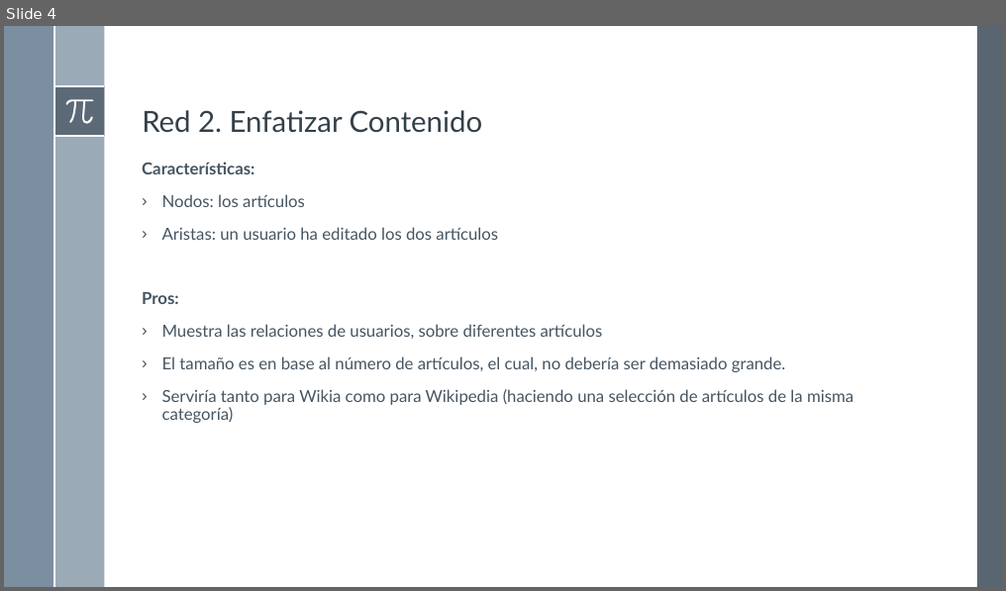
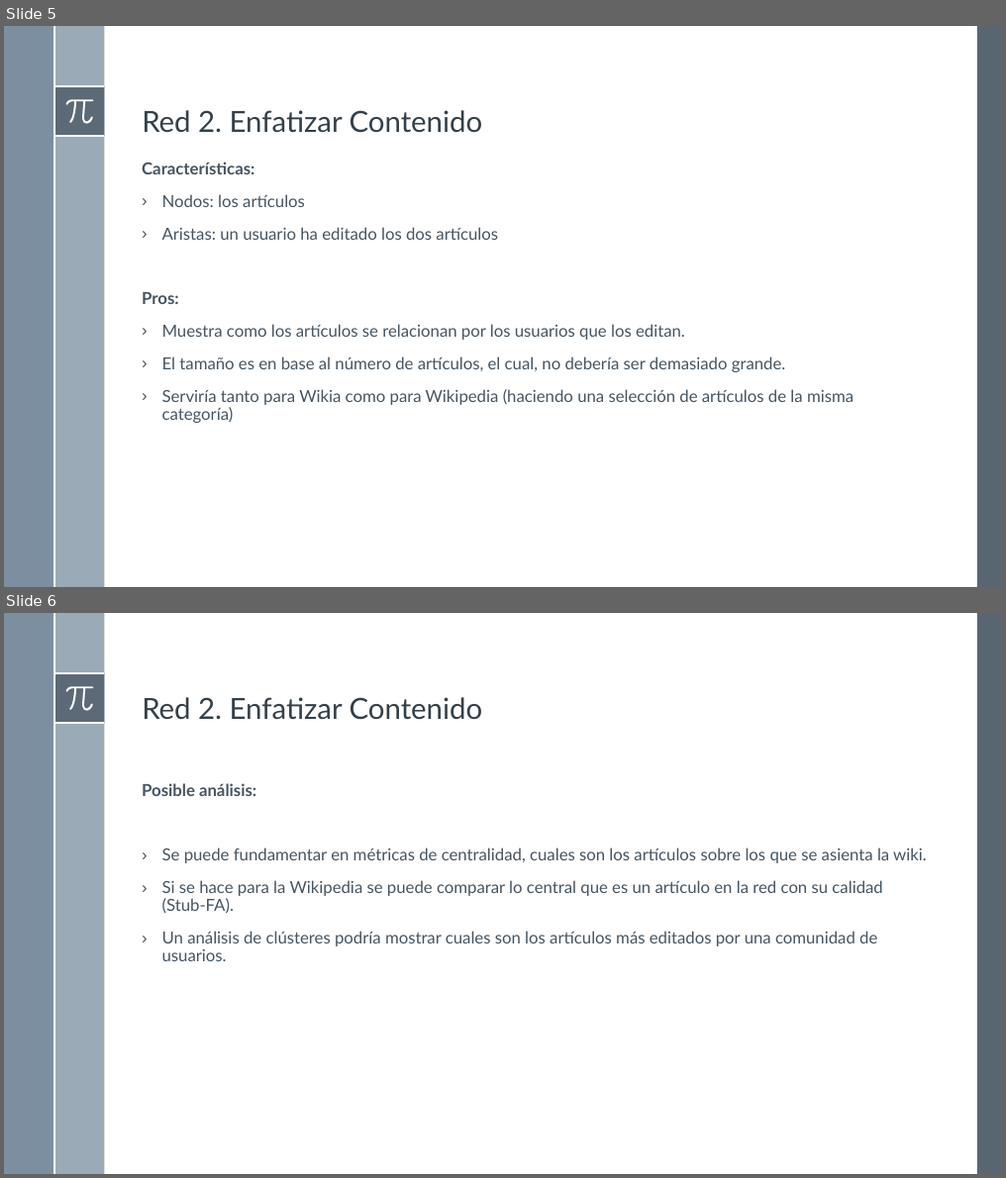
Before and after one commit to FRYoussef/TFG_Wiki, a slide deck: documentacion/analisis_de_redes.pptx. Shown one above the other, each under a label of ours: slide 4 before the commit, slides 5 and 6 after it. The pictures are 1006x591 and 1006x1178 pixels, drawn with LibreOffice and Linux fonts; fonts in the diff are those of the drawing. Boxes give left, top, right and bottom in pixels: in the first picture for what was removed or moved away, otherwise in the second. Text is boxed around its words. In the diff, an @@ line names an element or a change of style, - is before the commit and + after.

```diff
--- a/documentacion/analisis_de_redes.pptx
+++ b/documentacion/analisis_de_redes.pptx
@@ slide 6 added at [4, 613, 1002, 1174], background #FFFFFF; not listed: 8 template elements that a slide beside it also shows @@
@@ title added at [142, 697, 483, 720], 28 pt, text #35404A @@
+Red 2. Enfatizar Contenido
@@ text added at [142, 783, 927, 961], 16 pt, text #465562 @@
+Posible análisis:
+› Se puede fundamentar en métricas de centralidad, cuales son los artículos sobre los que se asienta la wiki.
+› Si se hace para la Wikipedia se puede comparar lo central que es un artículo en la red con su calidad (Stub-FA).
+› Un análisis de clústeres podría mostrar cuales son los artículos más editados por una comunidad de usuarios.
@@ what was slide 4 is now slide 5 @@
@@ slide 5 changed as well @@
@@ text at [162, 324, 685, 340]: text changed @@
-› Muestra las relaciones de usuarios, sobre diferentes artículos
+› Muestra como los artículos se relacionan por los usuarios que los editan.
```
Also in this commit, not shown: 4 other slides changed, 1 other slide added, 2 other files.
